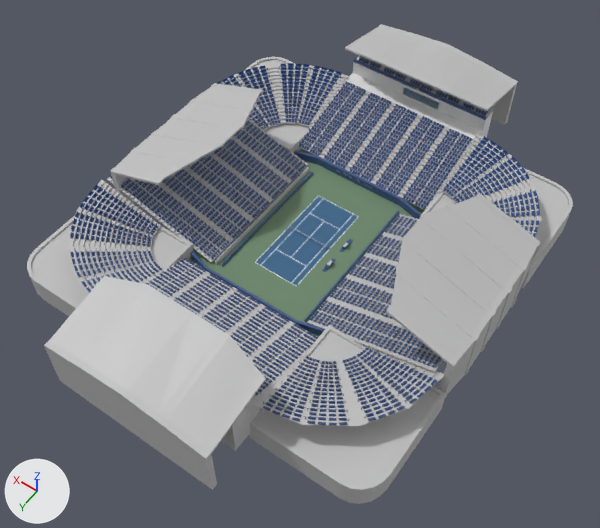
Two versions of the Blender file assets/models/stadium/stadium.blend, one commit apart.
Before and after are seen from a 50 mm lens placed at (-66.0, 95.3, 139.4), pointed at (-3.3, 7.6, 1.6). Lighting does not change. The marker at lower left points along +X, +Y and +Z.

The scene before the commit, as lines of its bpy script (objects in view):
```python
ob_cube_008 = bpy.data.objects.new('Cube.008', me_cube_043)
ob_cube_008.location = (14.3, -21.3, 2.7)
ob_cube_008.rotation_euler = (0.0, 0.0, 3.142)  # degrees (0, 0, 180)
ob_cube_008.scale = (0.25, 0.25, 0.05)
ob_cube_010 = bpy.data.objects.new('Cube.010', me_cube_028)
ob_cube_010.location = (35.4, 0.1, 9.8)
ob_cube_010.rotation_euler = (0.0, 0.0, 11.0)  # degrees (0, 0, 270)
ob_cube_011 = bpy.data.objects.new('Cube.011', me_cube_001)
ob_cube_011.location = (-2.6, 0.0, 0.6)
ob_cube_011.rotation_euler = (0.0, 0.0, 4.712)  # degrees (0, 0, 270)
ob_cube_011.scale = (0.25, 0.25, 0.05)
ob_cube_013 = bpy.data.objects.new('Cube.013', me_cube_004)
ob_cube_013.location = (26.6, -18.3, 3.7)
ob_cube_013.rotation_euler = (0.0, 0.0, 4.616)  # degrees (0, 0, 264)
ob_cube_013.scale = (0.25, 0.25, 0.05)
ob_cube_014 = bpy.data.objects.new('Cube.014', me_cube_017)
ob_cube_014.location = (-18.3, -26.6, 3.7)
ob_cube_014.rotation_euler = (0.0, 0.0, 3.045)  # degrees (0, 0, 174)
ob_cube_014.scale = (0.25, 0.25, 0.05)
ob_cube_015 = bpy.data.objects.new('Cube.015', me_cube_046)
ob_cube_015.location = (0.1, -42.6, 3.6)
ob_cube_015.rotation_euler = (0.0, 0.0, 3.142)  # degrees (0, 0, 180)
ob_cube_015.scale = (17.8, 1.86, 3.94)
ob_cube_027 = bpy.data.objects.new('Cube.027', me_cube_040)
ob_cube_027.location = (-26.6, 18.3, 3.7)
ob_cube_027.rotation_euler = (0.0, 0.0, 1.474)  # degrees (0, 0, 84)
ob_cube_027.scale = (0.25, 0.25, 0.05)
ob_cube_029 = bpy.data.objects.new('Cube.029', me_cube_048)
ob_cube_029.location = (-1.1, -44.4, 9.0)
ob_cube_029.rotation_euler = (0.0, 0.0, 3.142)  # degrees (0, 0, 180)
ob_cube_029.scale = (4.68, 0.0248, 1.0)
ob_cube_033 = bpy.data.objects.new('Cube.033', me_cube_051)
ob_cube_033.location = (18.3, 26.6, 3.7)
ob_cube_033.rotation_euler = (0.0, 0.0, 6.186)  # degrees (0, 0, 354)
ob_cube_033.scale = (0.25, 0.25, 0.05)
# also in view: 'Cube.006' at (-30.6, -30.6, 0.1); 'Cube.028' at (0.1, -46.3, 5.3); 'Cube.007' at (-26.7, 0.2, 4.5); 'Cube.031' at (0.5, -49.5, 8.9); 'Cube.024' at (-30.6, 30.6, 0.1)
```
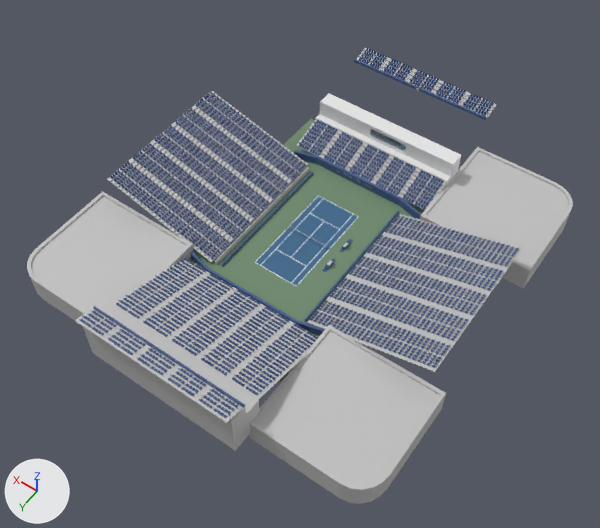
Scene script edits in JSON lines:
```json
{"op": "set", "path": "mat_glass.metallic", "old": "0.0", "new": "0.208"}
{"op": "set", "path": "mat_glass.alpha", "old": "1.0", "new": "0.48"}
{"block": "ob_cube_008", "where": "_m = ob_cube_008.modifiers.new('Array', 'ARRAY')"}
{"op": "remove", "block": "ob_cube_008", "code": "_m.count = 5"}
{"op": "add", "block": "ob_cube_010", "code": "ob_cube_010.hide_set(True)"}
{"op": "remove", "block": "ob_cube_013", "code": ["ob_cube_013 = bpy.data.objects.new('Cube.013', me_cube_004)", "ob_cube_013.location = (26.6, -18.3, 3.7)", "ob_cube_013.rotation_euler = (0.0, 0.0, 4.616)  # degrees (0, 0, 264)", "ob_cube_013.scale = (0.25, 0.25, 0.05)", "_m = ob_cube_013.modifiers.new('Array', 'ARRAY')", "_m.count = 4", "_m.relative_offset_displace = (0.0, 1.0, 0.66)", "_m = ob_cube_013.modifiers.new('Array.001', 'ARRAY')", "_m = ob_cube_013.modifiers.new('SimpleDeform', 'SIMPLE_DEFORM')", "_m.deform_method = 'BEND'", "_m.deform_axis = 'Z'", "_m.factor = -1.571", "_m.angle = -1.571"]}
{"op": "remove", "block": "ob_cube_014", "code": ["ob_cube_014 = bpy.data.objects.new('Cube.014', me_cube_017)", "ob_cube_014.location = (-18.3, -26.6, 3.7)", "ob_cube_014.rotation_euler = (0.0, 0.0, 3.045)  # degrees (0, 0, 174)", "ob_cube_014.scale = (0.25, 0.25, 0.05)", "_m = ob_cube_014.modifiers.new('Array', 'ARRAY')", "_m.count = 4", "_m.relative_offset_displace = (0.0, 1.0, 0.66)", "_m = ob_cube_014.modifiers.new('Array.001', 'ARRAY')", "_m = ob_cube_014.modifiers.new('SimpleDeform', 'SIMPLE_DEFORM')", "_m.deform_method = 'BEND'", "_m.deform_axis = 'Z'", "_m.factor = -1.571", "_m.angle = -1.571"]}
{"op": "set", "path": "ob_cube_015.location", "old": "(0.1, -42.6, 3.6)", "new": "(0.1, -30.4, 0.6)"}
{"op": "add", "block": "ob_cube_018", "code": "ob_cube_018.hide_set(True)"}
{"op": "add", "block": "ob_cube_021", "code": "ob_cube_021.hide_set(True)"}
{"op": "add", "block": "ob_cube_022", "code": "ob_cube_022.hide_set(True)"}
{"op": "remove", "block": "ob_cube_027", "code": ["ob_cube_027 = bpy.data.objects.new('Cube.027', me_cube_040)", "ob_cube_027.location = (-26.6, 18.3, 3.7)", "ob_cube_027.rotation_euler = (0.0, 0.0, 1.474)  # degrees (0, 0, 84)", "ob_cube_027.scale = (0.25, 0.25, 0.05)", "_m = ob_cube_027.modifiers.new('Array', 'ARRAY')", "_m.count = 4", "_m.relative_offset_displace = (0.0, 1.0, 0.66)", "_m = ob_cube_027.modifiers.new('Array.001', 'ARRAY')", "_m = ob_cube_027.modifiers.new('SimpleDeform', 'SIMPLE_DEFORM')", "_m.deform_method = 'BEND'", "_m.deform_axis = 'Z'", "_m.factor = -1.571", "_m.angle = -1.571"]}
{"op": "set", "path": "ob_cube_028.location", "old": "(0.1, -46.3, 3.6)", "new": "(0.1, -32.1, 1.2)"}
{"op": "set", "path": "ob_cube_029.location", "old": "(-1.1, -44.4, 9.0)", "new": "(-1.1, -30.2, 6.6)"}
{"op": "add", "block": "ob_cube_031", "code": "ob_cube_031.hide_set(True)"}
{"op": "remove", "block": "ob_cube_033", "code": ["ob_cube_033 = bpy.data.objects.new('Cube.033', me_cube_051)", "ob_cube_033.location = (18.3, 26.6, 3.7)", "ob_cube_033.rotation_euler = (0.0, 0.0, 6.186)  # degrees (0, 0, 354)", "ob_cube_033.scale = (0.25, 0.25, 0.05)", "_m = ob_cube_033.modifiers.new('Array', 'ARRAY')", "_m.count = 4", "_m.relative_offset_displace = (0.0, 1.0, 0.66)", "_m = ob_cube_033.modifiers.new('Array.001', 'ARRAY')", "_m = ob_cube_033.modifiers.new('SimpleDeform', 'SIMPLE_DEFORM')", "_m.deform_method = 'BEND'", "_m.deform_axis = 'Z'", "_m.factor = -1.571", "_m.angle = -1.571"]}
```

Boxes (x1, y1, x2, y2) around the edits, measured in the pictures (600 x 528 px):
```json
{"object": "Cube.021", "change": "hidden", "before": [44, 276, 266, 490]}
{"object": "Cube.018", "change": "hidden", "before": [386, 193, 540, 398]}
{"object": "Cube.008", "change": "modifiers changed", "before": [298, 81, 474, 210], "after": [296, 120, 446, 210], "on screen": "15% narrower, 30% shorter"}
{"object": "Cube.027", "change": "deleted", "before": [253, 346, 444, 426]}
{"object": "Cube.010", "change": "hidden", "before": [110, 83, 264, 204]}
{"object": "Cube.031", "change": "hidden", "before": [345, 24, 518, 125]}
{"object": "Cube.033", "change": "deleted", "before": [68, 180, 165, 293]}
{"object": "Cube.013", "change": "deleted", "before": [216, 63, 348, 130]}
{"object": "Cube.014", "change": "deleted", "before": [440, 134, 541, 237]}
{"object": "Cube.028", "change": "moved", "before": [353, 62, 493, 138], "after": [320, 93, 461, 177]}
{"object": "Cube.015", "change": "moved", "before": [345, 73, 483, 139], "after": [316, 114, 455, 188]}
{"object": "Cube.022", "change": "hidden", "before": [243, 57, 309, 153]}
{"object": "Cube.029", "change": "surface changed, moved", "before": [403, 88, 439, 109], "after": [370, 129, 406, 151]}
{"object": "Cube.032", "change": "unchanged, uncovered by the edit", "before": [27, 215, 194, 316], "after": [27, 191, 194, 320]}
{"object": "Cube.006", "change": "unchanged, uncovered by the edit", "before": [420, 167, 573, 289], "after": [420, 147, 573, 289]}
{"object": "Cube.017", "change": "unchanged, uncovered by the edit", "before": [221, 409, 248, 451], "after": [83, 309, 248, 451]}
{"object": "Cube.023", "change": "unchanged, uncovered by the edit", "after": [75, 309, 242, 423]}
```
